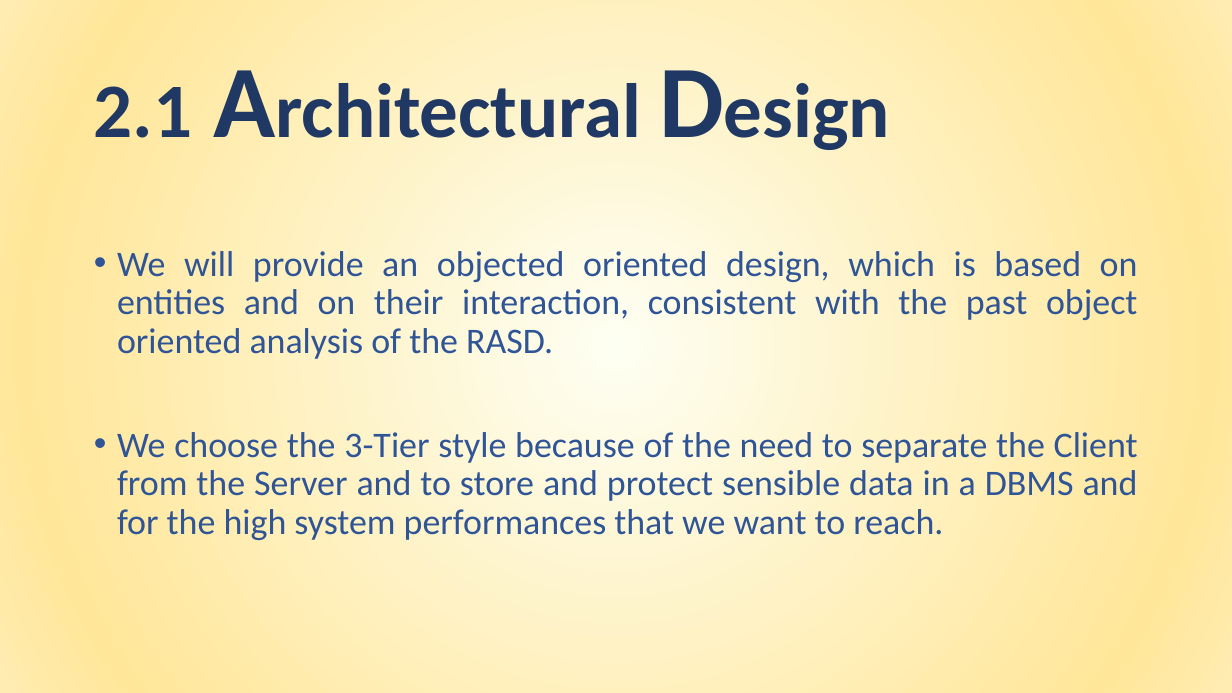
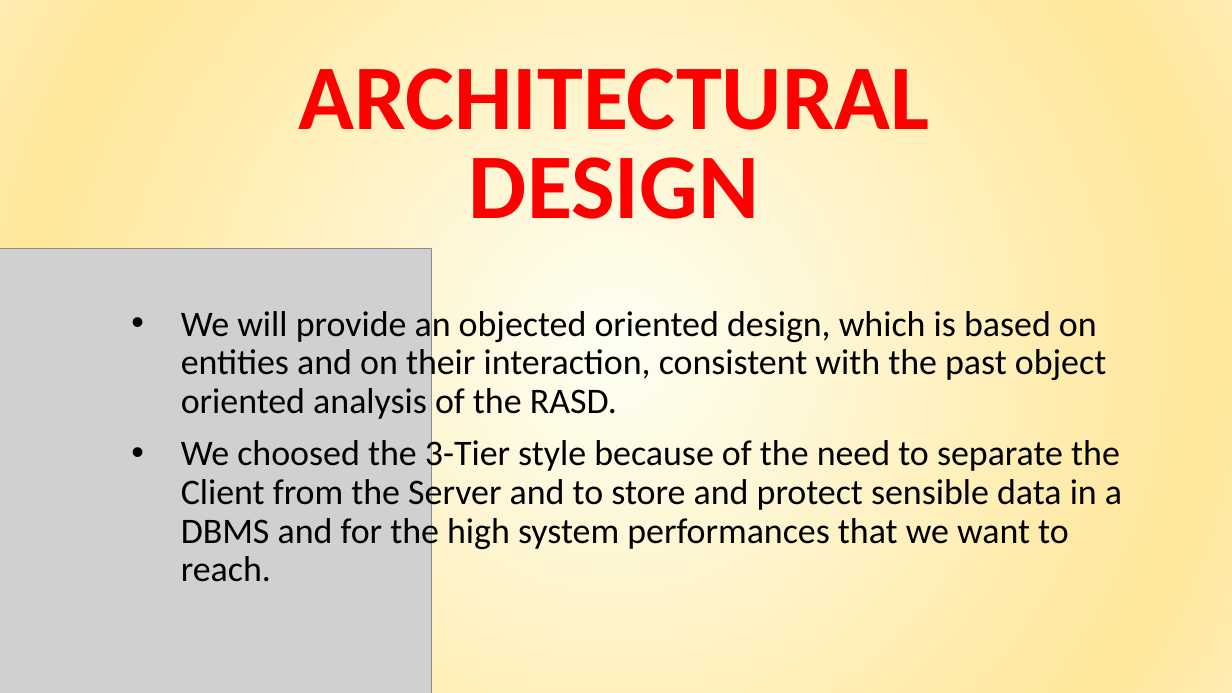
Before and after one commit to giuseppemanzi/manzinicolini, a slide deck: slide 17 of All/final presentation/Final presentation.pptx (slide 16 before the commit). Drawn at 1232x693 pixels with LibreOffice and Linux fonts; fonts in the diff are those of the drawing; grey boxes stand for pictures. Boxes give left, top, right and bottom in pixels: in the first picture for what was removed or moved away, otherwise in the second. Text is boxed around its words. In the diff, an @@ line names an element or a change of style, - is before the commit and + after.

Commit message:
Presentation completed

```diff
--- a/All/final presentation/Final presentation.pptx
+++ b/All/final presentation/Final presentation.pptx
@@ title removed at (94, 86, 830, 282) @@
-2.1 Architectural Design
@@ text added at (299, 68, 929, 219), 72 pt, text gradient #A51502 to #FF0000 to #DE918F, bold @@
+ARCHITECTURAL
+DESIGN
@@ picture added at (0, 249, 432, 693) @@
@@ text "We will provide an objected ...": place and size @@
-text "We will provide an objected ..." at (117, 251, 1138, 540)
+text "We will provide an objected ..." at (181, 306, 1122, 582)
@@ text at (181, 306, 1106, 419): text colour #2F5597 to #000000, letter outline none to #000000 0 pt in "We will provide an objected oriented design, ..."; alignment justified to left; indent changed @@
@@ text at (181, 435, 1122, 582): text changed; text colour #2F5597 to #000000 @@
-• We choose the 3-Tier style because of the need to separate the Client from the Server and to store and protect sensible data in a DBMS and for the high system performances that we want to reach.
+• We choosed the 3-Tier style because of the need to separate the Client from the Server and to store and protect sensible data in a DBMS and for the high system performances that we want to reach.
```
Also in this commit, not shown: 16 other slides changed, 12 slides added, 6 slides removed, 10 other files.
